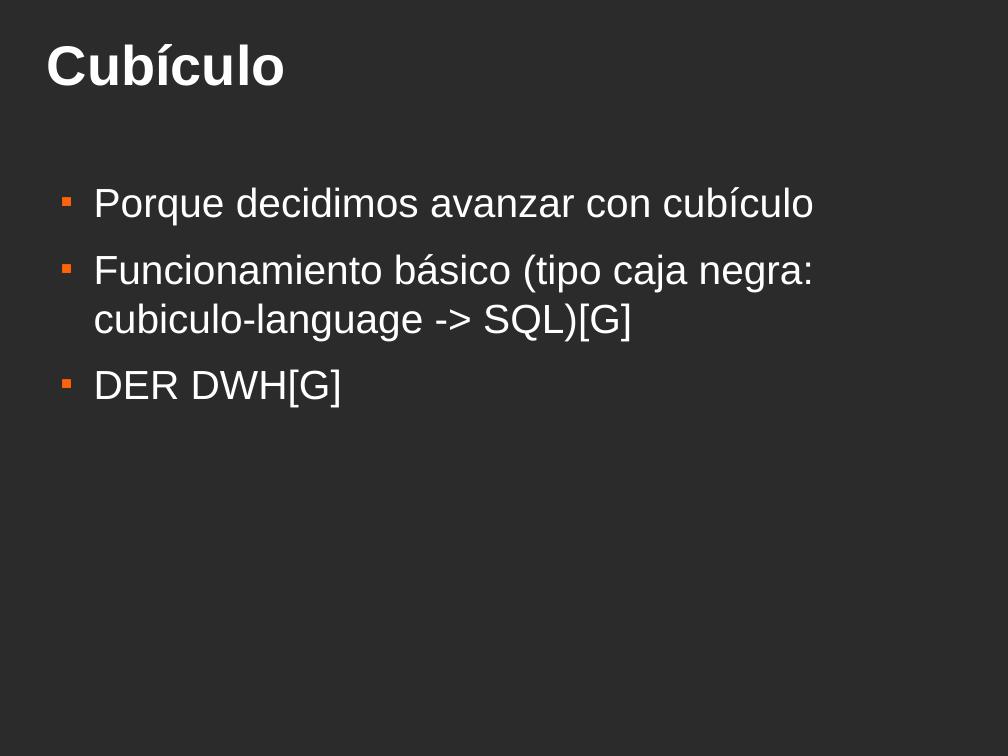
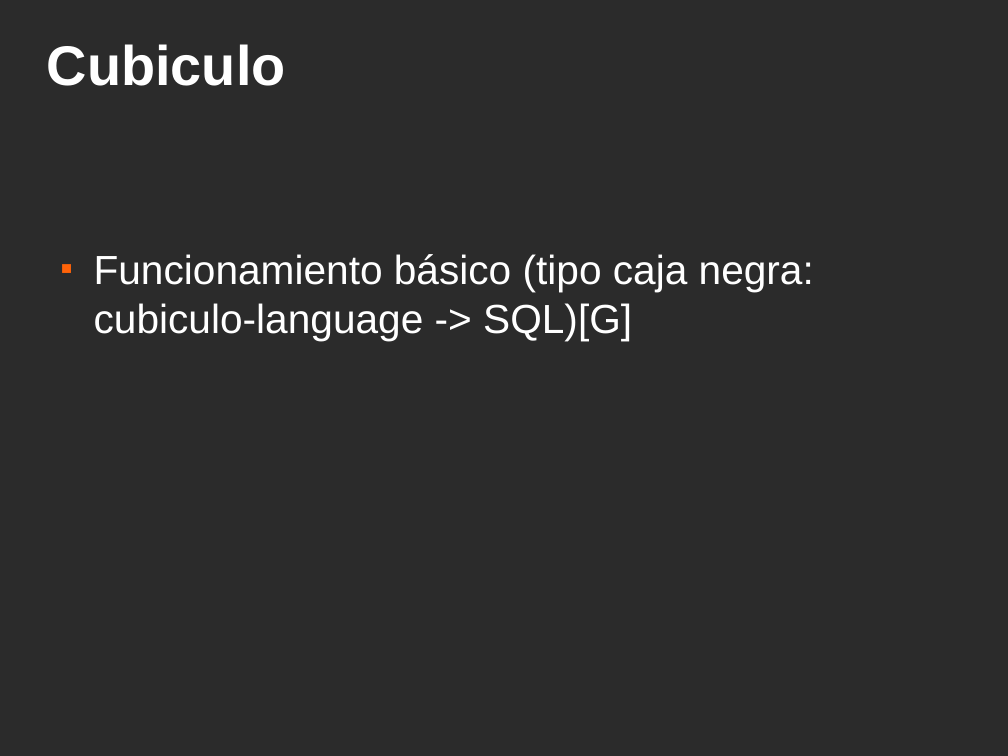
Before and after one commit to ervin45/proyectofinal, a slide deck: slide 15 of doc/material_para_la_catedra/presentacion_final/presentacion_final.odp (slide 14 before the commit). Drawn at 1008x756 pixels with LibreOffice and Linux fonts; fonts in the diff are those of the drawing; background and template pictures are left out; a plain dark background stands for a picture behind light text. Boxes give left, top, right and bottom in pixels: in the first picture for what was removed or moved away, otherwise in the second. Text is boxed around its words. In the diff, an @@ line names an element or a change of style, - is before the commit and + after.

```diff
--- a/doc/material_para_la_catedra/presentacion_final/presentacion_final.odp
+++ b/doc/material_para_la_catedra/presentacion_final/presentacion_final.odp
@@ title at (47,44,286,86): text changed @@
-Cubículo
+Cubiculo
@@ text at (94,187,814,225): paragraph removed @@
-■ Porque decidimos avanzar con cubículo
@@ text at (94,369,342,407): paragraph removed @@
-■ DER DWH[G]
```
Also in this commit, not shown: 5 other slides changed, 8 slides added, 4 slides removed.
